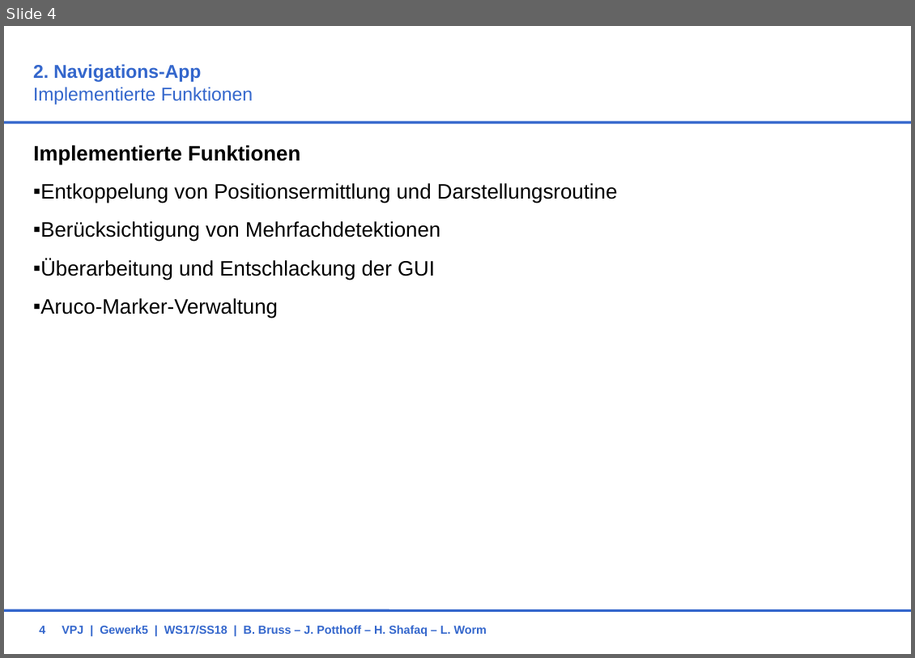
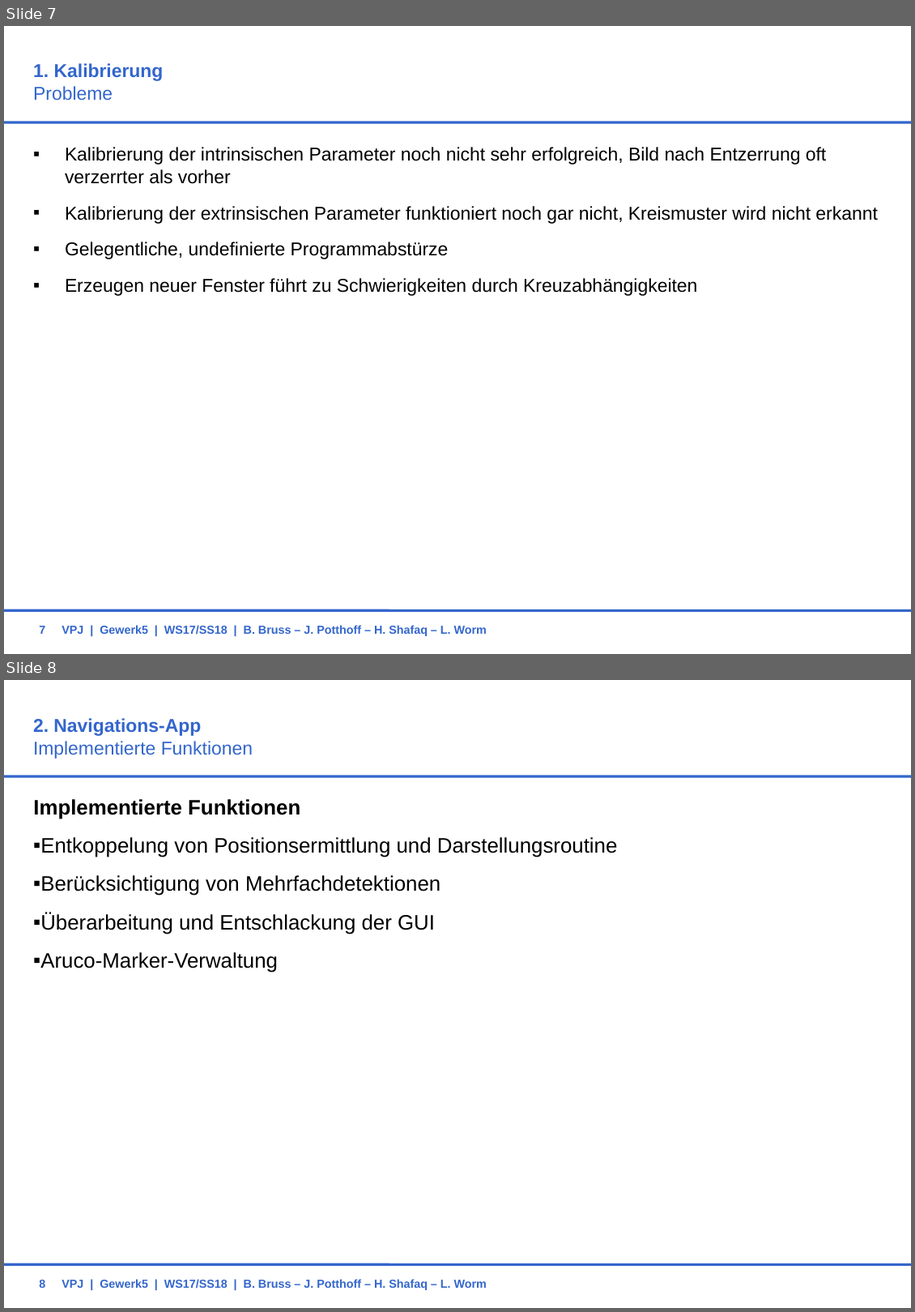
Before and after one commit to BBRUSS/VPJW17G5, a slide deck: 11_Orga/ZwischenPraesentation.ppt. Shown one above the other, each under a label of ours: slide 4 before the commit, slides 7 and 8 after it. The pictures are 915x658 and 915x1312 pixels, drawn with LibreOffice and Linux fonts; fonts in the diff are those of the drawing; background and template pictures are left out. Boxes give left, top, right and bottom in pixels: in the first picture for what was removed or moved away, otherwise in the second. Text is boxed around its words. In the diff, an @@ line names an element or a change of style, - is before the commit and + after.

```diff
--- a/11_Orga/ZwischenPraesentation.ppt
+++ b/11_Orga/ZwischenPraesentation.ppt
@@ slide 7 added at box(4, 26, 911, 654), background #FFFFFF; not listed: 2 template elements that a slide beside it also shows @@
@@ title added at box(33, 63, 164, 100), 16 pt, text #3366CC, bold @@
+1. Kalibrierung
+Probleme
@@ text added at box(65, 147, 877, 296), 16 pt, text #000000 @@
+▪ Kalibrierung der intrinsischen Parameter noch nicht sehr erfolgreich, Bild nach Entzerrung oft verzerrter als vorher
+▪ Kalibrierung der extrinsischen Parameter funktioniert noch gar nicht, Kreismuster wird nicht erkannt
+▪ Gelegentliche, undefinierte Programmabstürze
+▪ Erzeugen neuer Fenster führt zu Schwierigkeiten durch Kreuzabhängigkeiten
@@ page number added at box(39, 625, 45, 634), 10 pt, text #3366CC, bold @@
+7
@@ text added at box(62, 625, 487, 636), 10 pt, text #3366CC, bold @@
+VPJ | Gewerk5 | WS17/SS18 | B. Bruss – J. Potthoff – H. Shafaq – L. Worm
@@ what was slide 4 is now slide 8 @@
@@ page number at box(39, 1279, 45, 1288): text changed @@
-4
+8
```
Also in this commit, not shown: 3 other slides added.
